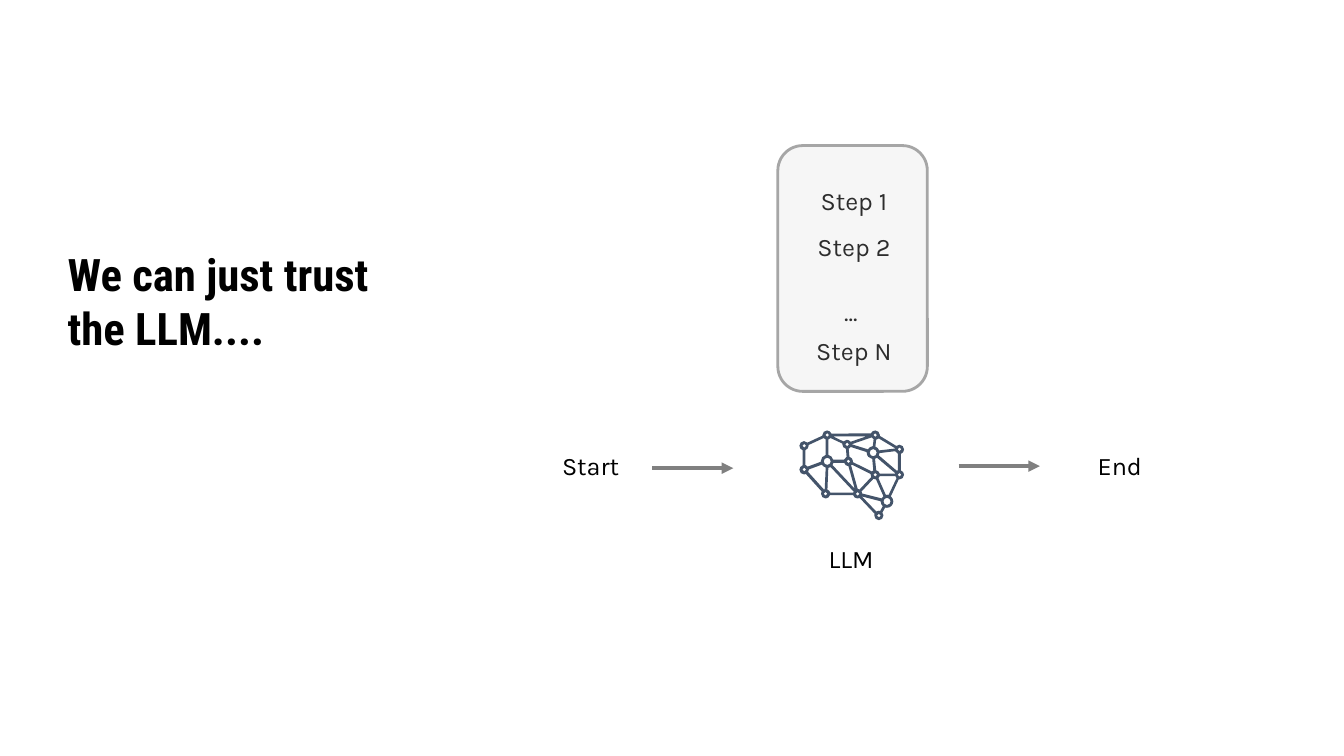
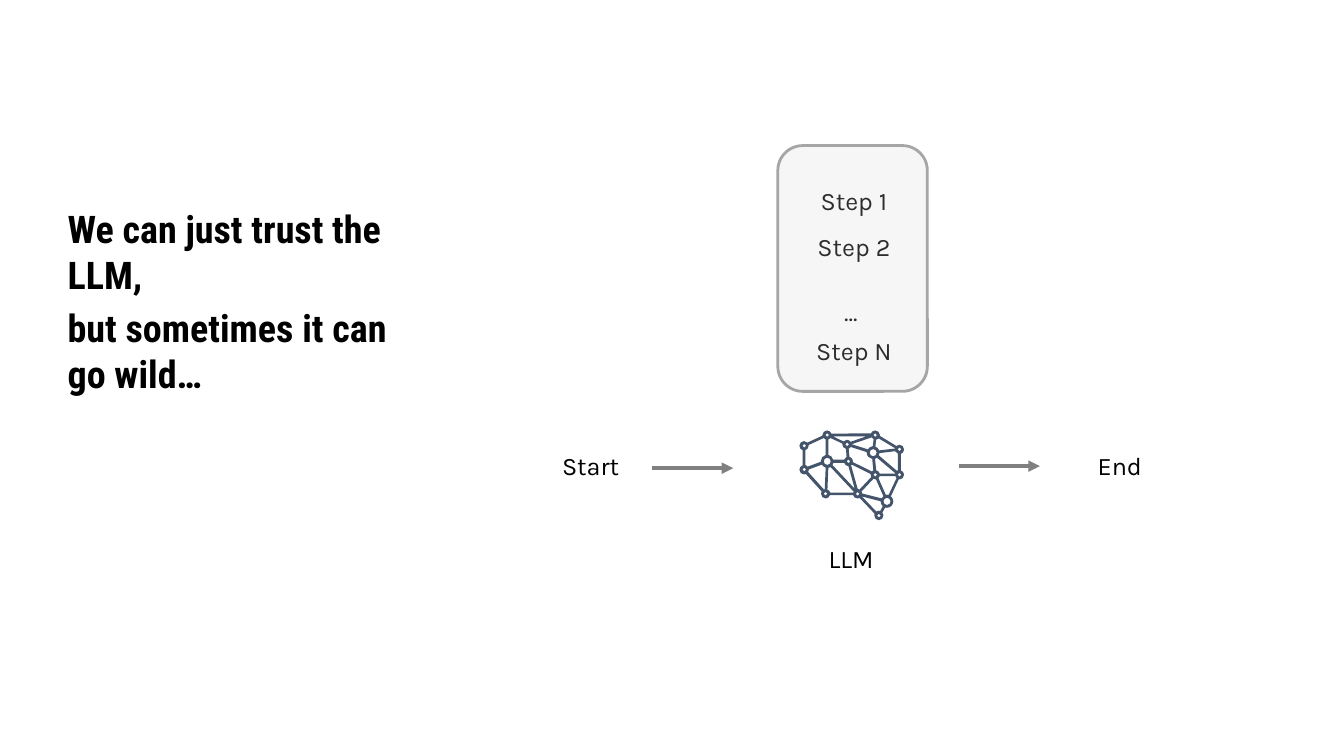
Before and after one commit to itischrisd/TEG_2025, a slide deck: slide 7 of slides/4. Graphs/1. Chains and graphs.pptx. Drawn at 1344x756 pixels with LibreOffice and Linux fonts; fonts in the diff are those of the drawing. Boxes give left, top, right and bottom in pixels: in the first picture for what was removed or moved away, otherwise in the second. Text is boxed around its words. In the diff, an @@ line names an element or a change of style, - is before the commit and + after.

Commit message:
update PPTs

```diff
--- a/slides/4. Graphs/1. Chains and graphs.pptx
+++ b/slides/4. Graphs/1. Chains and graphs.pptx
@@ text at box(68, 214, 386, 396): text changed; size 32 to 27.2 pt @@
-We can just trust the LLM....
+We can just trust the LLM,
+but sometimes it can go wild…
```
Also in this commit, not shown: 1 slide added, 1 slide removed, 10 other files.
